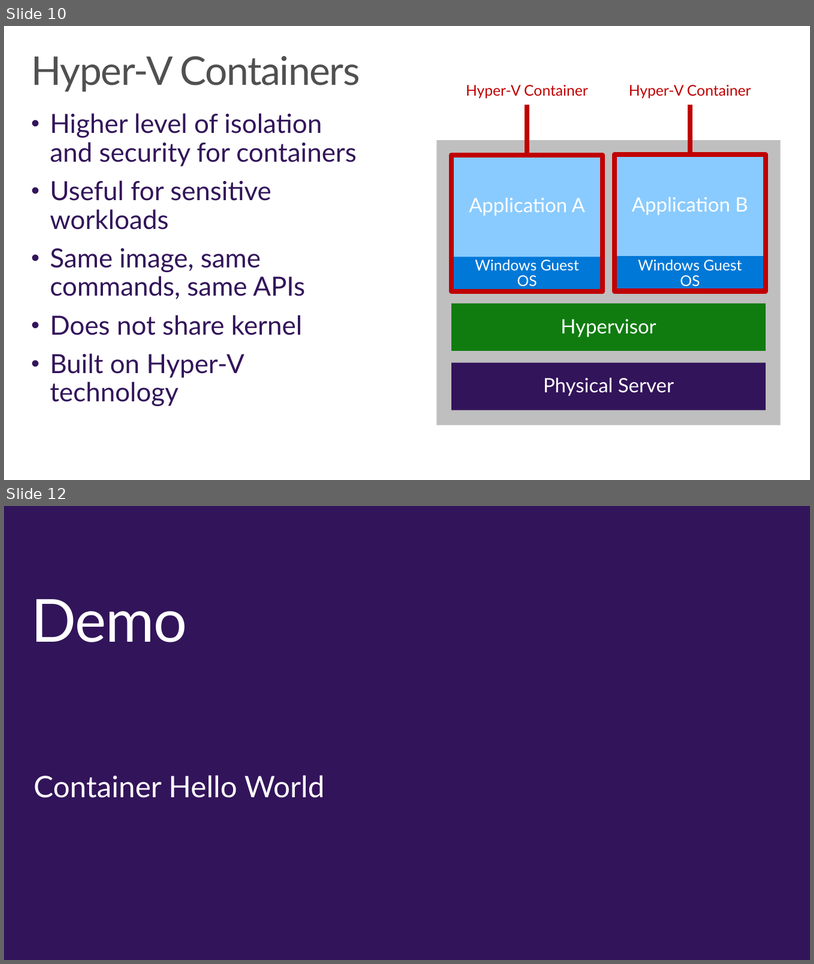
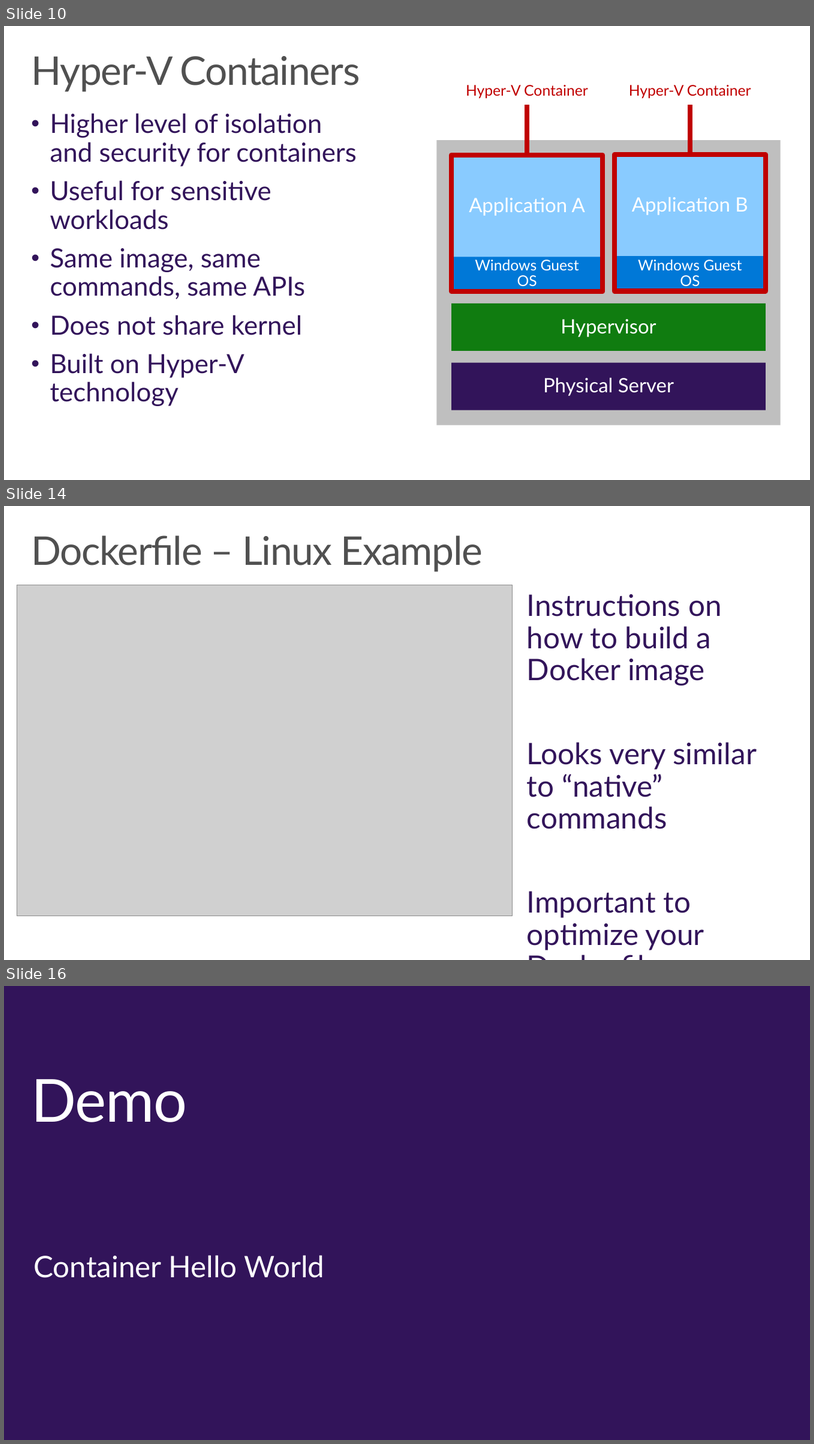
Before and after one commit to wely/DevCamp, a slide deck: Presentation/Module07-Containers.pptx. Shown one above the other, each under a label of ours: slides 10 and 12 before the commit, slides 10, 14 and 16 after it; the slides between them are not shown. The pictures are 814x964 and 814x1444 pixels, drawn with LibreOffice and Linux fonts; fonts in the diff are those of the drawing; grey boxes stand for pictures; background and template pictures are left out. Boxes give left, top, right and bottom in pixels: in the first picture for what was removed or moved away, otherwise in the second. Text is boxed around its words. In the diff, an @@ line names an element or a change of style, - is before the commit and + after.

Commit message:
added content on docker commands

```diff
--- a/Presentation/Module07-Containers.pptx
+++ b/Presentation/Module07-Containers.pptx
@@ slide 14 added at <box>4,506,810,960</box>, background #FFFFFF @@
@@ title added at <box>31,535,483,572</box>, 48 pt, text #505050 @@
+Dockerfile – Linux Example
@@ picture added at <box>17,585,513,916</box> @@
@@ text added at <box>527,594,757,950</box>, 36 pt, text #32145A @@
+Instructions on how to build a Docker image
+Looks very similar to “native” commands
+Important to optimize your Dockerfile
@@ what was slide 12 is now slide 16 @@
```
Also in this commit, not shown: 3 other slides added.
